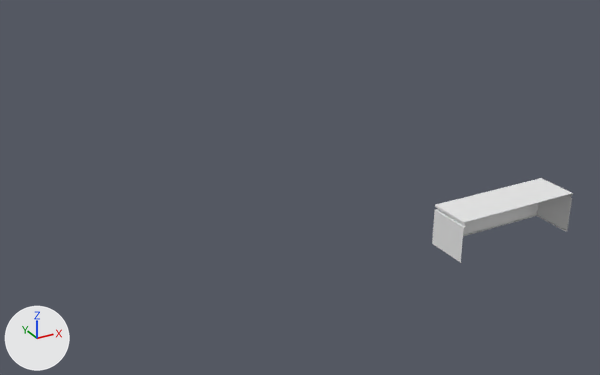
Renders of the Blender file Assets/models/cave/room02/room02b.blend from each side of a commit.
The view is the same before and after, from a 50 mm lens placed at (-132.5, -123.7, 32.2), pointed at (-98.3, -61.7, 1.2). Every picture has the same lights, and +X, +Y and +Z are marked at lower left.

The older version as bpy lines, for what is in view:
```python
ob_control_panel_000 = bpy.data.objects.new('control_panel.000', me_cube_046)
ob_control_panel_000.location = (-86.68, -75.5, 1.21)
ob_crystal_repository_000 = bpy.data.objects.new('crystal_repository.000', me_cube_045)
ob_crystal_repository_000.location = (-83.37, -57.85, 1.17)
ob_half_wall_002 = bpy.data.objects.new('half_wall.002', me_cube_003)
ob_half_wall_002.location = (-86.67, -66.33, 2.33)
ob_half_wall_004 = bpy.data.objects.new('half_wall.004', me_cube_007)
ob_half_wall_004.location = (-95.34, -45.77, 2.33)
ob_half_wall_004.rotation_euler = (0.0, 0.0, 0.684)  # degrees (0, 0, 39)
ob_half_wall_005 = bpy.data.objects.new('half_wall.005', me_cube_010)
ob_half_wall_005.location = (-92.63, -43.56, 2.33)
ob_half_wall_005.rotation_euler = (0.0, 0.0, 0.684)  # degrees (0, 0, 39)
ob_half_wall_006 = bpy.data.objects.new('half_wall.006', me_cube_001)
ob_half_wall_006.location = (-99.42, -52.89, 2.33)
ob_half_wall_006.rotation_euler = (0.0, 0.0, 3.826)  # degrees (0, 0, 219)
ob_half_wall_corner_001 = bpy.data.objects.new('half_wall_corner.001', me_cube_005)
ob_half_wall_corner_001.location = (-104.33, -52.73, 2.33)
ob_half_wall_corner_001.rotation_euler = (0.0, 0.0, 1.571)  # degrees (0, 0, 90)
ob_half_wall_corner_002 = bpy.data.objects.new('half_wall_corner.002', me_cube_006)
ob_half_wall_corner_002.location = (-97.25, -51.19, 2.33)
ob_half_wall_corner_002.rotation_euler = (0.0, 0.0, 8.535)  # degrees (0, 0, 129)
ob_half_wall_corner_003 = bpy.data.objects.new('half_wall_corner.003', me_cube_009)
ob_half_wall_corner_003.location = (-97.51, -47.48, 2.33)
ob_half_wall_corner_003.rotation_euler = (0.0, 0.0, 5.393)  # degrees (0, 0, 309)
```
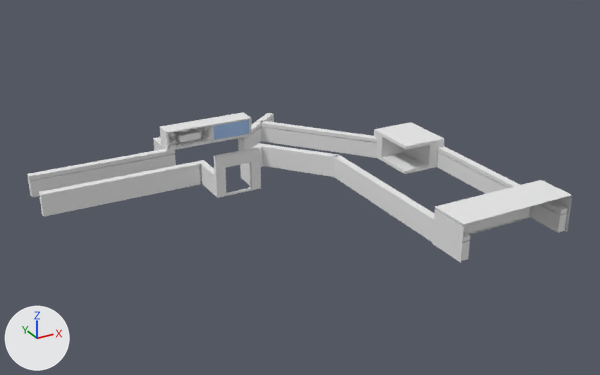
Boxes (x1, y1, x2, y2) around the edits, measured in the pictures (600 x 375 px):
'half_wall.000', shown: after (27, 149, 201, 217)
'half_wall.002', shown: after (333, 146, 568, 261)
'half_wall.003', shown: after (259, 121, 378, 177)
'crystal_repository.000', shown: after (374, 122, 444, 174)
'aries_frame', shown: after (201, 147, 261, 198)
'console.000', shown: after (160, 112, 252, 151)
'view_screen', shown (blue): after (213, 120, 249, 140)
'half_wall.004', shown: after (247, 122, 261, 149)
'view_screen_frame.000', shown: after (212, 119, 251, 141)
'half_wall_corner.003', shown: after (238, 137, 248, 151)
'half_wall_corner.000', shown: after (168, 150, 176, 167)
'half_wall.005', shown: after (256, 113, 274, 123)
'half_wall.001', shown: after (153, 137, 165, 151)
'base.010', shown: after (168, 142, 191, 150)
'base.009', shown: after (189, 138, 213, 145)
'half_wall.006', shown: after (253, 146, 262, 167)
'base.008', shown: after (208, 125, 212, 140)
'half_wall_corner.001', shown: after (197, 160, 207, 181)
'base.002', shown: after (186, 135, 206, 142)
'half_wall_corner.002', shown: after (255, 143, 265, 151)
'base.013', shown: after (189, 126, 210, 130)
'base.012', shown: after (168, 129, 189, 134)

The change, as a list of edits to the scene's bpy script:
```text
Change ob_crystal_repository_000:
    remove ob_crystal_repository_000.hide_set(True)  # its collection is switched off
Change ob_half_wall_002:
    remove ob_half_wall_002.hide_set(True)  # its collection is switched off
Change ob_half_wall_006:
    remove ob_half_wall_006.hide_set(True)  # its collection is switched off
Change ob_half_wall_005:
    remove ob_half_wall_005.hide_set(True)  # its collection is switched off
Change ob_half_wall_corner_003:
    remove ob_half_wall_corner_003.hide_set(True)  # its collection is switched off
Change ob_half_wall_004:
    remove ob_half_wall_004.hide_set(True)  # its collection is switched off
Change ob_half_wall_corner_002:
    remove ob_half_wall_corner_002.hide_set(True)  # its collection is switched off
Change ob_half_wall_corner_001:
    remove ob_half_wall_corner_001.hide_set(True)  # its collection is switched off
Change ob_half_wall_corner_000:
    remove ob_half_wall_corner_000.hide_set(True)  # its collection is switched off
Change ob_half_wall_003:
    remove ob_half_wall_003.hide_set(True)  # its collection is switched off
Change ob_half_wall_001:
    remove ob_half_wall_001.hide_set(True)  # its collection is switched off
Change ob_half_wall_000:
    remove ob_half_wall_000.hide_set(True)  # its collection is switched off
Change ob_aries_frame:
    remove ob_aries_frame.hide_set(True)  # its collection is switched off
Change ob_console_000:
    remove ob_console_000.hide_set(True)  # its collection is switched off
Change ob_view_screen:
    remove ob_view_screen.hide_set(True)  # its collection is switched off
Change ob_view_screen_frame_000:
    remove ob_view_screen_frame_000.hide_set(True)  # its collection is switched off
Change ob_base_013:
    remove ob_base_013.hide_set(True)  # its collection is switched off
Change ob_base_012:
    remove ob_base_012.hide_set(True)  # its collection is switched off
Change ob_base_010:
    remove ob_base_010.hide_set(True)  # its collection is switched off
Change ob_base_009:
    remove ob_base_009.hide_set(True)  # its collection is switched off
Change ob_base_008:
    remove ob_base_008.hide_set(True)  # its collection is switched off
Change ob_base_002:
    remove ob_base_002.hide_set(True)  # its collection is switched off
Change ob_base_003:
    remove ob_base_003.hide_set(True)  # its collection is switched off
```
